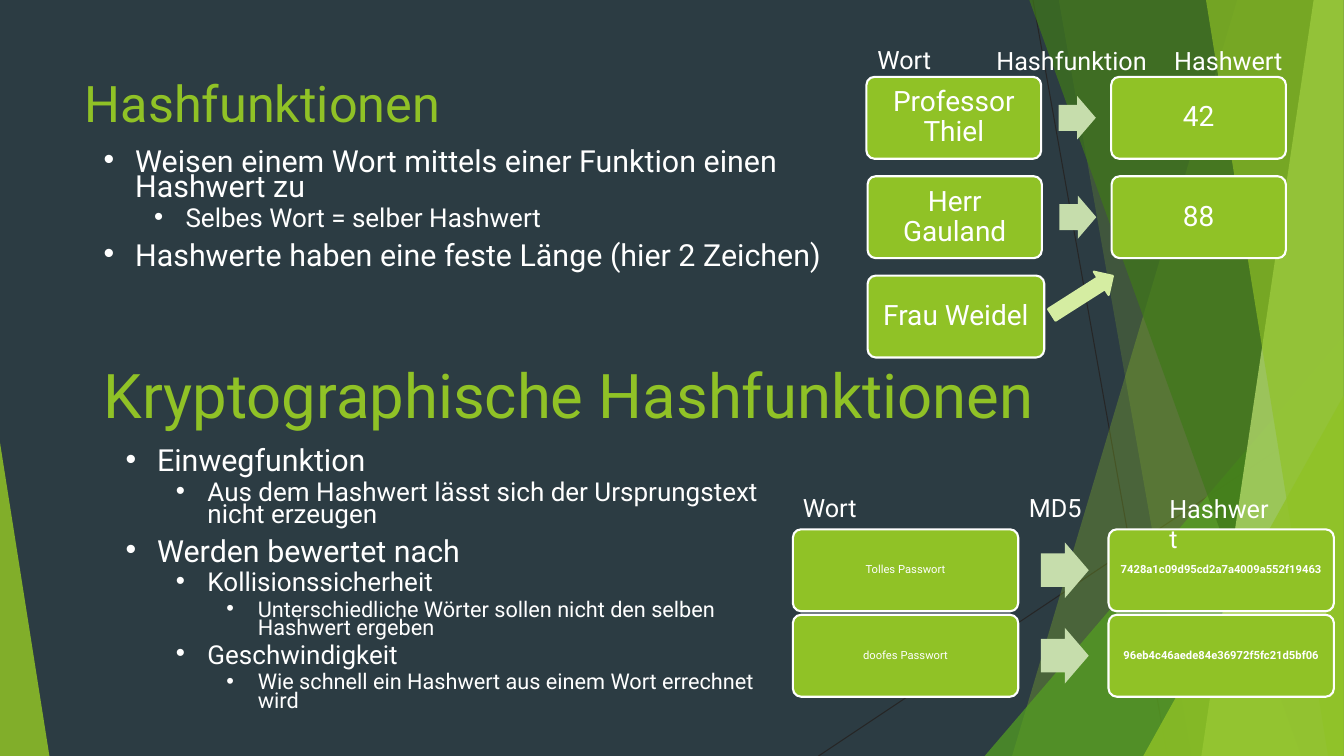
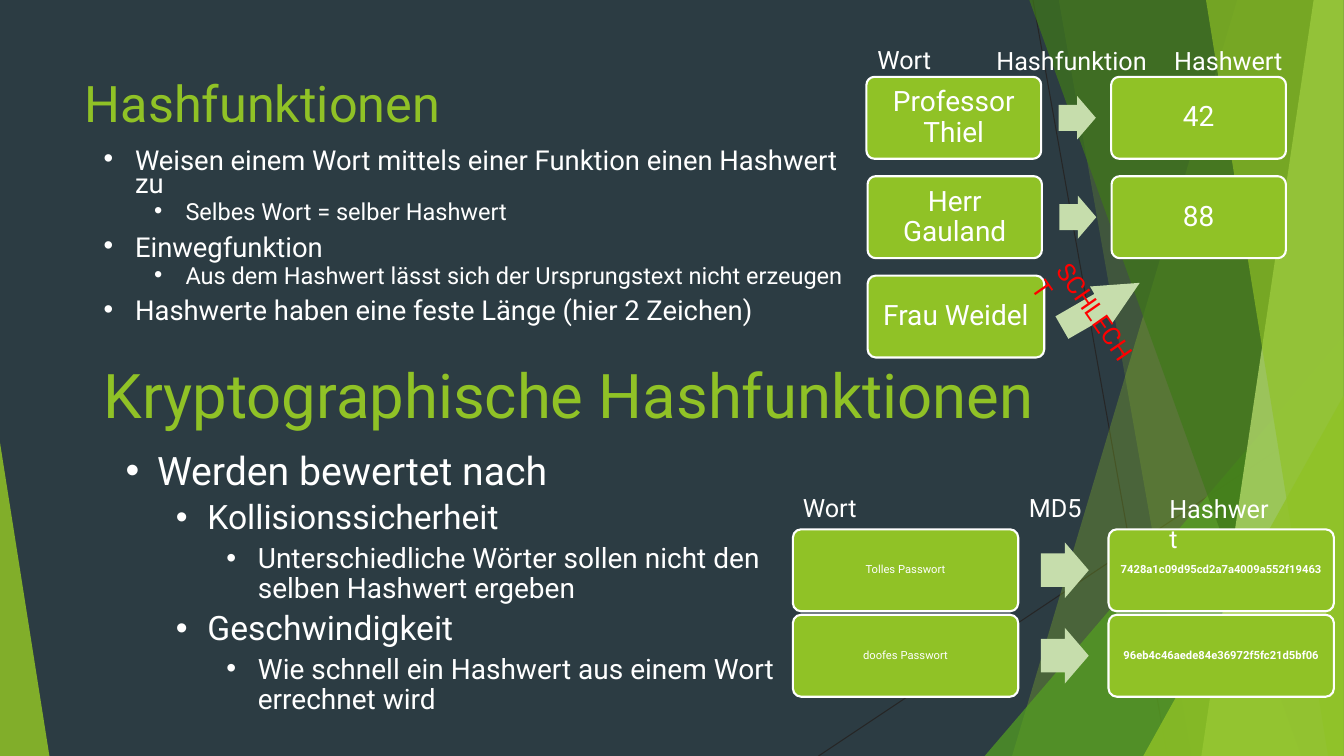
Before and after one commit to StefanSchuck/JohnTheRipperVortrag, a slide deck: slide 3 of Vortrag.pptx. Drawn at 1344x756 pixels with LibreOffice and Linux fonts; fonts in the diff are those of the drawing. Boxes give left, top, right and bottom in pixels: in the first picture for what was removed or moved away, otherwise in the second. Text is boxed around its words. In the diff, an @@ line names an element or a change of style, - is before the commit and + after.

```diff
--- a/Vortrag.pptx
+++ b/Vortrag.pptx
@@ text at (135,149,837,326): size 21.7 to 19.6 pt in "Weisen einem Wort mittels einer Funktion einen ...", "Hashwerte haben eine feste Länge (hier 2 ..."; size 18.6 to 16.8 pt in "Selbes Wort = selber Hashwert" @@
@@ text at (135,236,842,289): paragraphs added @@
+• Einwegfunktion
+  • Aus dem Hashwert lässt sich der Ursprungstext nicht erzeugen
@@ text added at (1041,246,1156,386), 18 pt, text #FF0000 @@
+SCHLECHT
@@ right arrow removed at (1045,264,1121,327) @@
@@ freeform shape added at (1052,264,1151,346), fill #C6DDAD @@
@@ text "Werden bewertet nach" at (207,503,774,710): size 21.7 to 28 pt in "Werden bewertet nach"; size 18.6 to 24 pt in "Kollisionssicherheit", "Geschwindigkeit"; size 15.5 to 20 pt in "Unterschiedliche Wörter sollen nicht den selben Hashwert ...", "Wie schnell ein Hashwert aus einem Wort ..."; line spacing 0.7 to 0.9 @@
@@ text at (157,448,757,529): paragraphs removed @@
-• Einwegfunktion
-  • Aus dem Hashwert lässt sich der Ursprungstext nicht erzeugen
```
Also in this commit, not shown: 8 other slides changed, 3 slides added, 5 slides removed.
